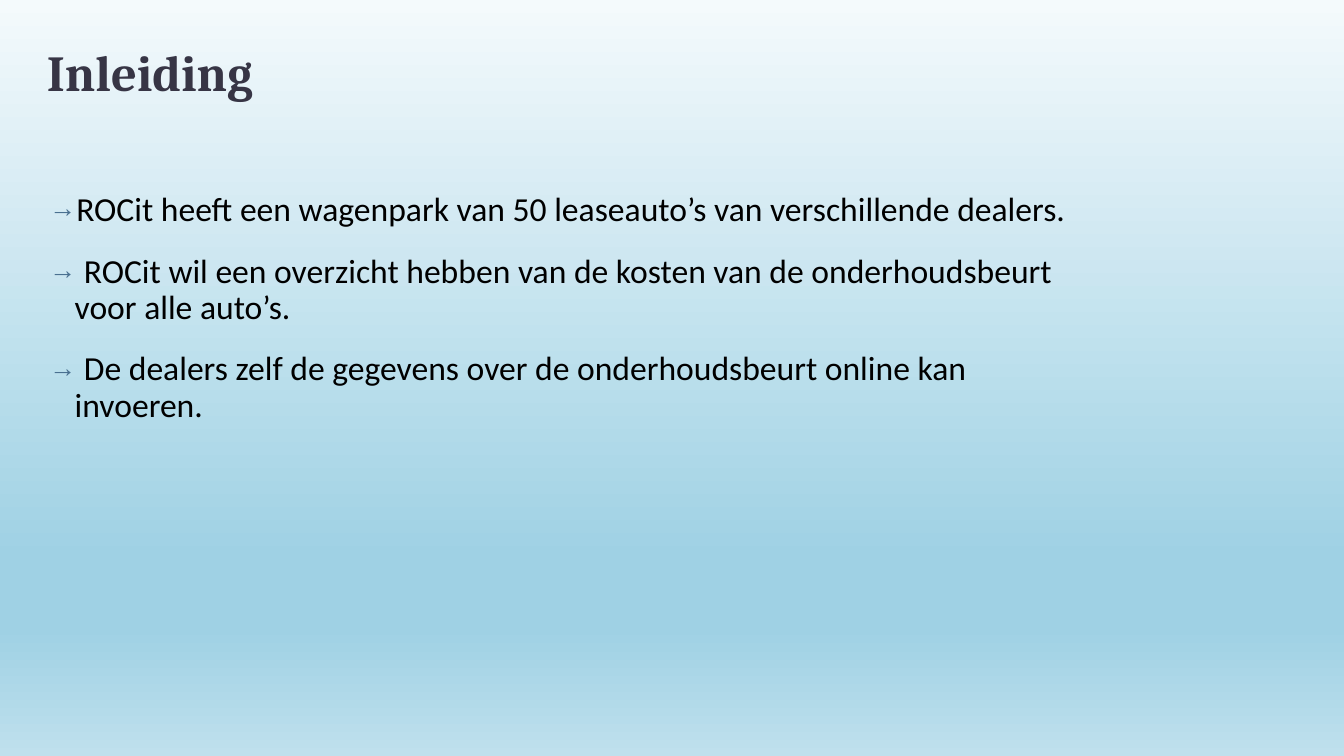
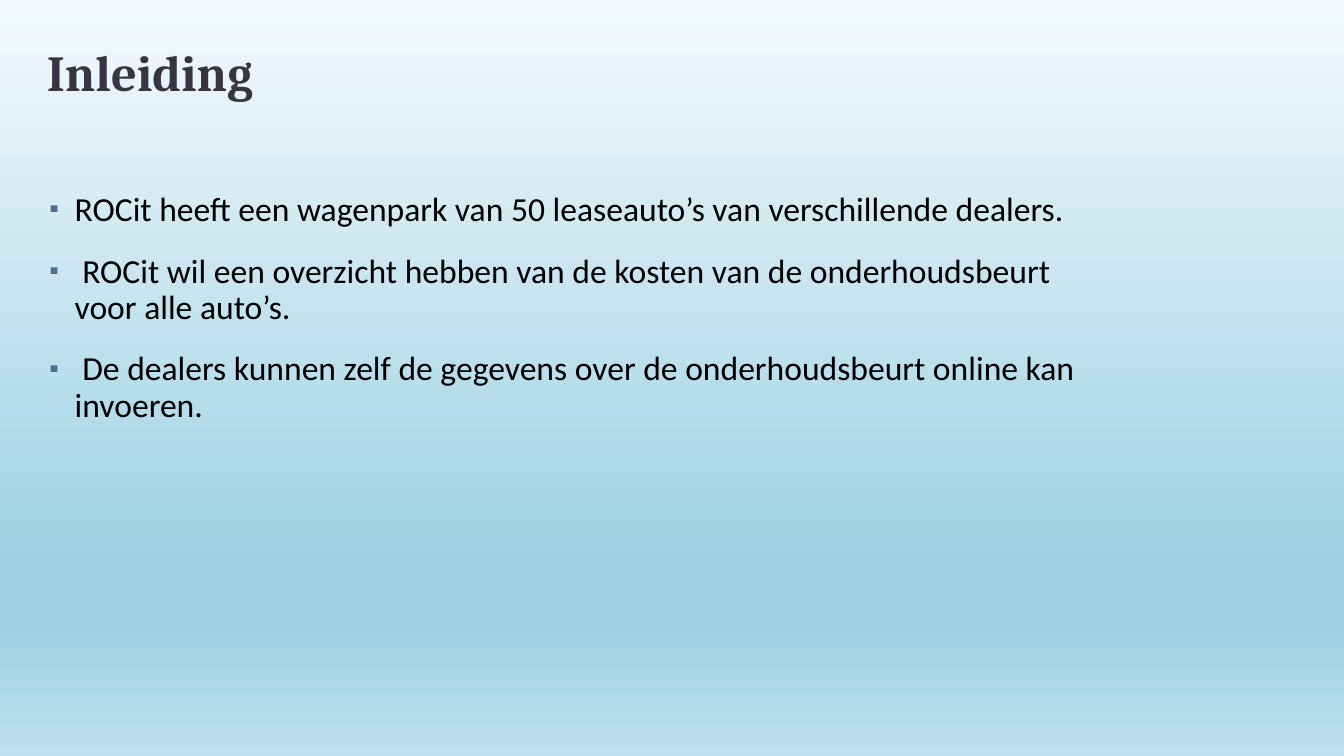
Before and after one commit to Leonfrie/finalproject, a slide deck: slide 3 of Wagenpark presentatie.pptx (slide 2 before the commit). Drawn at 1344x756 pixels with LibreOffice and Linux fonts; fonts in the diff are those of the drawing. Boxes give left, top, right and bottom in pixels: in the first picture for what was removed or moved away, otherwise in the second. Text is boxed around its words. In the diff, an @@ line names an element or a change of style, - is before the commit and + after.

```diff
--- a/Wagenpark presentatie.pptx
+++ b/Wagenpark presentatie.pptx
@@ text at bbox=[75, 197, 1064, 320]: bullet → to ▪ @@
@@ text at bbox=[75, 356, 1074, 418]: text changed @@
-→ De dealers zelf de gegevens over de onderhoudsbeurt online kan invoeren.
+▪ De dealers kunnen zelf de gegevens over de onderhoudsbeurt online kan invoeren.
```
Also in this commit, not shown: 1 other slide changed, 5 slides added, 1 slide removed.
